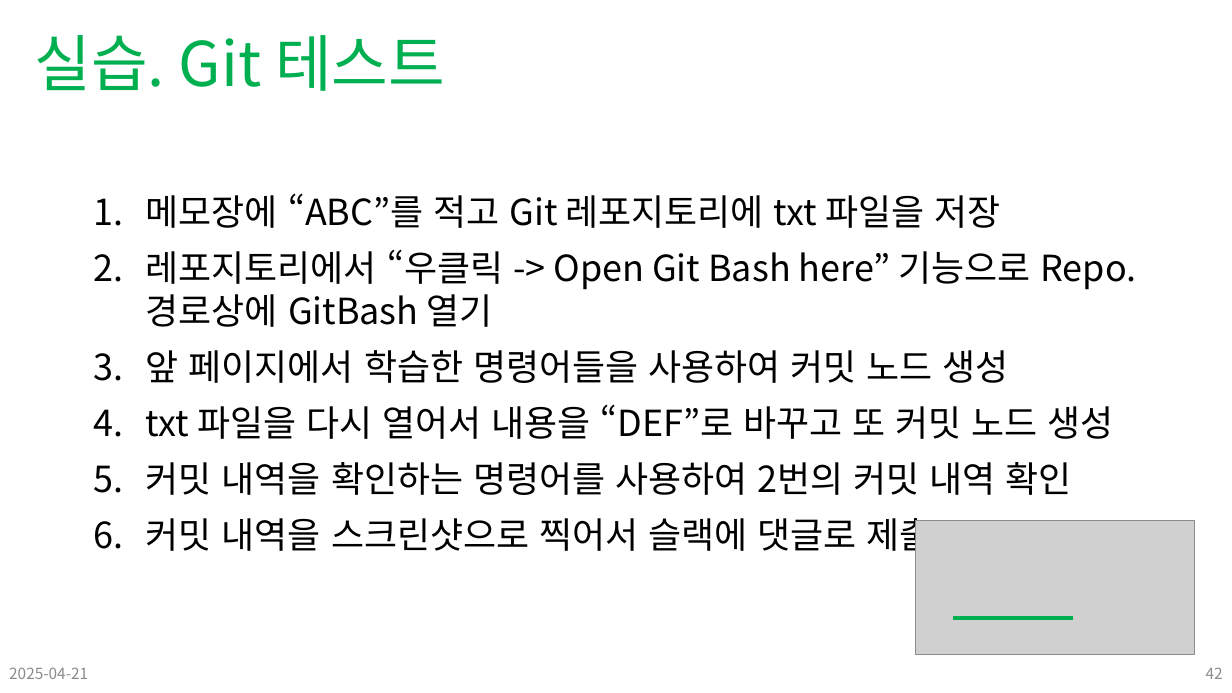
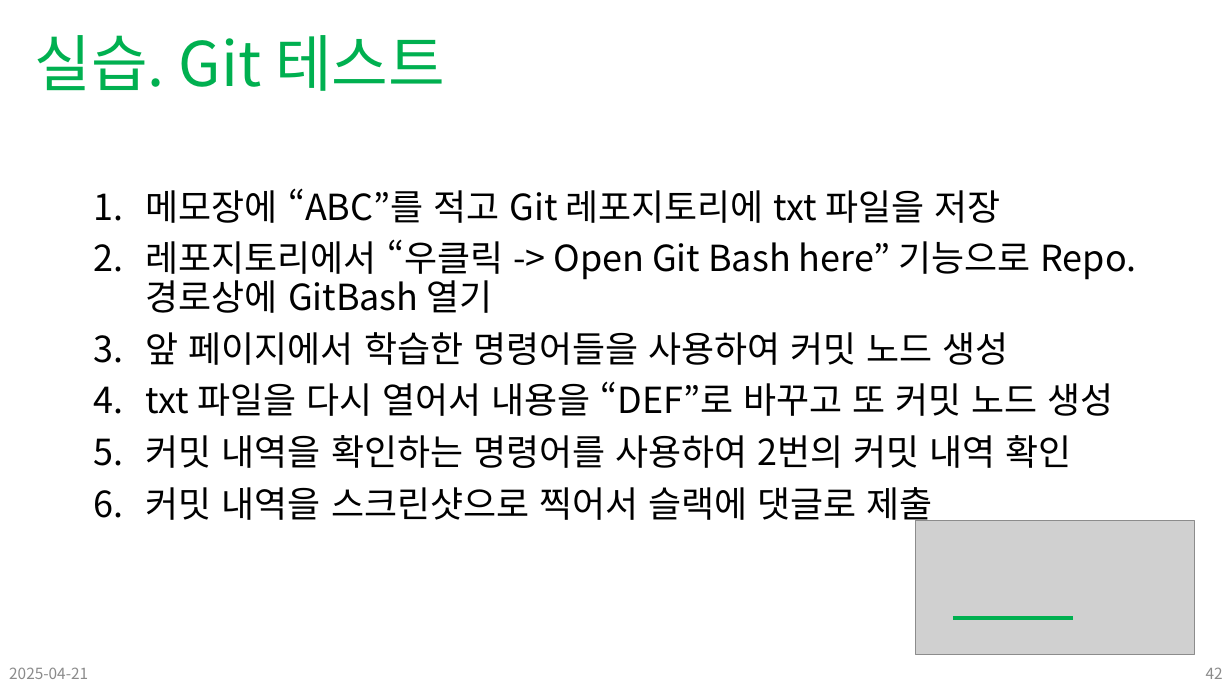
Before and after one commit to Leader-Lesson/KDT_SF_Short_5th, a slide deck: slide 42 of material/02_Git 기초.pptx. Drawn at 1232x693 pixels with LibreOffice and Linux fonts; fonts in the diff are those of the drawing; grey boxes stand for pictures; background and template pictures are left out. Boxes give left, top, right and bottom in pixels: in the first picture for what was removed or moved away, otherwise in the second. Text is boxed around its words. In the diff, an @@ line names an element or a change of style, - is before the commit and + after.

```diff
--- a/material/02_Git 기초.pptx
+++ b/material/02_Git 기초.pptx
@@ text "메모장에 “ABC”를 적고 Git 레포지토리에 ..." at box(146, 188, 1137, 527): line spacing 1 to 0.9 @@
```
Also in this commit, not shown: 9 other slides changed, 4 other files.
